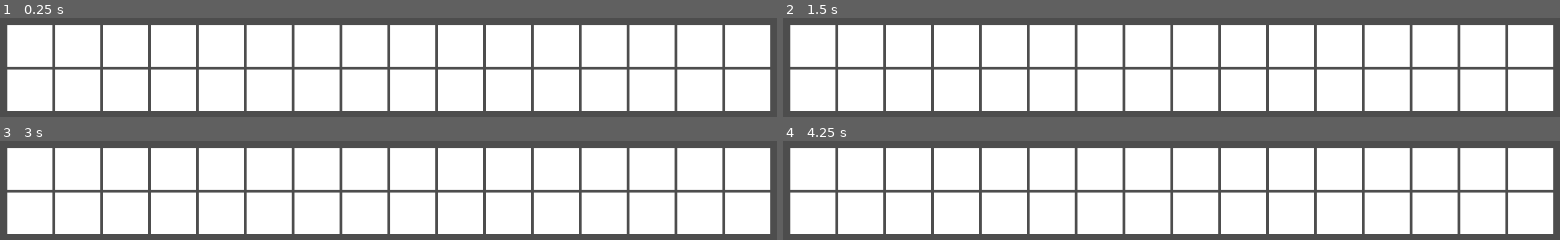
Above: before the commit, frames 1-4 (two rows, left to right).
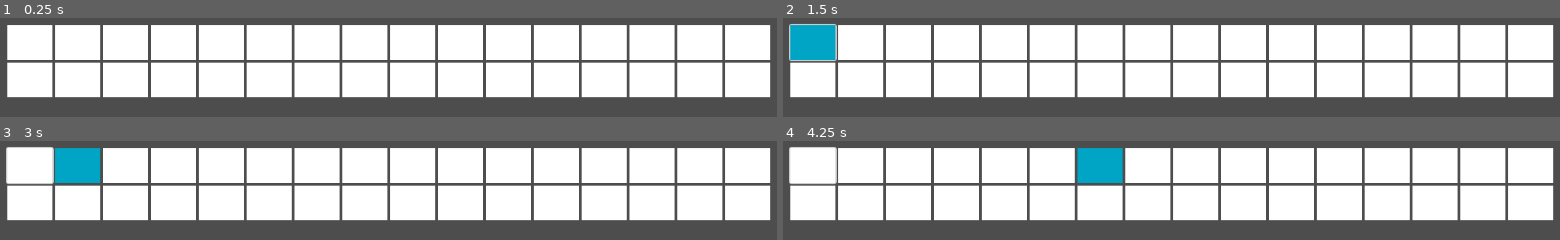
Above: after the commit, the same moments.

Repository: marcelkny/zfa-lernhilfe
Game: Godot game, scene res://main.tscn
The game is run twice, just before and just after one commit, with the same random seed, the same clock (stepped at 60 frames per second) and the same inputs.
Inputs (mouse positions are in pixels of both pictures, inside the frame that each line leads up to):
- Up to frame 1 (0.25 s): no input
- Up to frame 2 (1.5 s): click (814, 42) at 0.52 s; click (814, 42) at 1.27 s
- Up to frame 3 (3 s): click (31, 165) at 2.02 s; tap Enter at 2.75 s; tap Space (jump, bound only after the commit) at 2.85 s
- Up to frame 4 (4.25 s): tap Space (jump, bound only after the commit) at 3.02, 3.32, 3.6, 3.77, 4.07 s

The runs differ from the first frame. In frame 1, 19% of the frame differs, in the area x 0-100%, y 42-94%; in frame 2, 21%; in frame 3, 21%, in the area x 0-100%, y 6-94%; in frame 4, 21%.

Commit message:
update for clicking/selecting tooth and progress with spacebar

Diff:
--- a/main.tscn
+++ b/main.tscn
@@ -23,97 +23,129 @@
 script = ExtResource("1_ig7tw")
 
 [node name="tooth1" parent="head/mouth" instance=ExtResource("2_0xm2m")]
+custom_minimum_size = Vector2(65, 50)
 layout_mode = 2
 
 [node name="tooth2" parent="head/mouth" instance=ExtResource("2_0xm2m")]
+custom_minimum_size = Vector2(65, 50)
 layout_mode = 2
 
 [node name="tooth3" parent="head/mouth" instance=ExtResource("2_0xm2m")]
+custom_minimum_size = Vector2(65, 50)
 layout_mode = 2
 
 [node name="tooth4" parent="head/mouth" instance=ExtResource("2_0xm2m")]
+custom_minimum_size = Vector2(65, 50)
 layout_mode = 2
 
 [node name="tooth5" parent="head/mouth" instance=ExtResource("2_0xm2m")]
+custom_minimum_size = Vector2(65, 50)
 layout_mode = 2
 
 [node name="tooth6" parent="head/mouth" instance=ExtResource("2_0xm2m")]
+custom_minimum_size = Vector2(65, 50)
 layout_mode = 2
 
 [node name="tooth7" parent="head/mouth" instance=ExtResource("2_0xm2m")]
+custom_minimum_size = Vector2(65, 50)
 layout_mode = 2
 
 [node name="tooth8" parent="head/mouth" instance=ExtResource("2_0xm2m")]
+custom_minimum_size = Vector2(65, 50)
 layout_mode = 2
 
 [node name="tooth9" parent="head/mouth" instance=ExtResource("2_0xm2m")]
+custom_minimum_size = Vector2(65, 50)
 layout_mode = 2
 
 [node name="tooth10" parent="head/mouth" instance=ExtResource("2_0xm2m")]
+custom_minimum_size = Vector2(65, 50)
 layout_mode = 2
 
 [node name="tooth11" parent="head/mouth" instance=ExtResource("2_0xm2m")]
+custom_minimum_size = Vector2(65, 50)
 layout_mode = 2
 
 [node name="tooth12" parent="head/mouth" instance=ExtResource("2_0xm2m")]
+custom_minimum_size = Vector2(65, 50)
 layout_mode = 2
 
 [node name="tooth13" parent="head/mouth" instance=ExtResource("2_0xm2m")]
+custom_minimum_size = Vector2(65, 50)
 layout_mode = 2
 
 [node name="tooth14" parent="head/mouth" instance=ExtResource("2_0xm2m")]
+custom_minimum_size = Vector2(65, 50)
 layout_mode = 2
 
 [node name="tooth15" parent="head/mouth" instance=ExtResource("2_0xm2m")]
+custom_minimum_size = Vector2(65, 50)
 layout_mode = 2
 
 [node name="tooth16" parent="head/mouth" instance=ExtResource("2_0xm2m")]
+custom_minimum_size = Vector2(65, 50)
 layout_mode = 2
 
 [node name="tooth17" parent="head/mouth" instance=ExtResource("2_0xm2m")]
+custom_minimum_size = Vector2(65, 50)
 layout_mode = 2
 
 [node name="tooth18" parent="head/mouth" instance=ExtResource("2_0xm2m")]
+custom_minimum_size = Vector2(65, 50)
 layout_mode = 2
 
 [node name="tooth19" parent="head/mouth" instance=ExtResource("2_0xm2m")]
+custom_minimum_size = Vector2(65, 50)
 layout_mode = 2
 
 [node name="tooth20" parent="head/mouth" instance=ExtResource("2_0xm2m")]
+custom_minimum_size = Vector2(65, 50)
 layout_mode = 2
 
 [node name="tooth21" parent="head/mouth" instance=ExtResource("2_0xm2m")]
+custom_minimum_size = Vector2(65, 50)
 layout_mode = 2
 
 [node name="tooth22" parent="head/mouth" instance=ExtResource("2_0xm2m")]
+custom_minimum_size = Vector2(65, 50)
 layout_mode = 2
 
 [node name="tooth23" parent="head/mouth" instance=ExtResource("2_0xm2m")]
+custom_minimum_size = Vector2(65, 50)
 layout_mode = 2
 
 [node name="tooth24" parent="head/mouth" instance=ExtResource("2_0xm2m")]
+custom_minimum_size = Vector2(65, 50)
 layout_mode = 2
 
 [node name="tooth25" parent="head/mouth" instance=ExtResource("2_0xm2m")]
+custom_minimum_size = Vector2(65, 50)
 layout_mode = 2
 
 [node name="tooth26" parent="head/mouth" instance=ExtResource("2_0xm2m")]
+custom_minimum_size = Vector2(65, 50)
 layout_mode = 2
 
 [node name="tooth27" parent="head/mouth" instance=ExtResource("2_0xm2m")]
+custom_minimum_size = Vector2(65, 50)
 layout_mode = 2
 
 [node name="tooth28" parent="head/mouth" instance=ExtResource("2_0xm2m")]
+custom_minimum_size = Vector2(65, 50)
 layout_mode = 2
 
 [node name="tooth29" parent="head/mouth" instance=ExtResource("2_0xm2m")]
+custom_minimum_size = Vector2(65, 50)
 layout_mode = 2
 
 [node name="tooth30" parent="head/mouth" instance=ExtResource("2_0xm2m")]
+custom_minimum_size = Vector2(65, 50)
 layout_mode = 2
 
 [node name="tooth31" parent="head/mouth" instance=ExtResource("2_0xm2m")]
+custom_minimum_size = Vector2(65, 50)
 layout_mode = 2
 
 [node name="tooth32" parent="head/mouth" instance=ExtResource("2_0xm2m")]
+custom_minimum_size = Vector2(65, 50)
 layout_mode = 2
--- a/project.godot
+++ b/project.godot
@@ -19,6 +19,20 @@
 
 Zahnmanager="*res://scripts/global/zahnmanager.gd"
 
+[input]
+
+ui_accept={
+"deadzone": 0.5,
+"events": [Object(InputEventKey,"resource_local_to_scene":false,"resource_name":"","device":0,"window_id":0,"alt_pressed":false,"shift_pressed":false,"ctrl_pressed":false,"meta_pressed":false,"pressed":false,"keycode":4194309,"physical_keycode":0,"key_label":0,"unicode":0,"location":0,"echo":false,"script":null)
+, Object(InputEventKey,"resource_local_to_scene":false,"resource_name":"","device":0,"window_id":0,"alt_pressed":false,"shift_pressed":false,"ctrl_pressed":false,"meta_pressed":false,"pressed":false,"keycode":4194310,"physical_keycode":0,"key_label":0,"unicode":0,"location":0,"echo":false,"script":null)
+]
+}
+jump={
+"deadzone": 0.2,
+"events": [Object(InputEventKey,"resource_local_to_scene":false,"resource_name":"","device":-1,"window_id":0,"alt_pressed":false,"shift_pressed":false,"ctrl_pressed":false,"meta_pressed":false,"pressed":false,"keycode":0,"physical_keycode":32,"key_label":0,"unicode":32,"location":0,"echo":false,"script":null)
+]
+}
+
 [rendering]
 
 renderer/rendering_method="gl_compatibility"
--- a/scripts/global/zahnmanager.gd
+++ b/scripts/global/zahnmanager.gd
@@ -1,21 +1,30 @@
 extends Node
-@onready var grid = $"Zähne/GridContainer"
 @onready var default_color = "#ffffff"
-@onready var select_color = "#b9ba00"
+@onready var select_color = "#00a5c6"
 @onready var teeth = Array()
-@onready var selected_tooth: Node2D
+@onready var selected_tooth: String
 
-func set_teeth(control_nodes: Array):
-	for x in range(control_nodes.size()):
-		teeth.append(control_nodes[x])
+func set_teeth(teeth_nodes: Array):
+	for x in range(teeth_nodes.size()):
+		teeth.append(teeth_nodes[x].name)
 	print(teeth)
+
+func set_selected_tooth(tooth: String):
+	selected_tooth = tooth
 	for y in range(teeth.size()):
-		print(teeth[y])
+		if teeth[y] == selected_tooth:
+			print(y)
+	print(tooth)
 
-func set_selected_tooth(tooth: Node2D):
-	selected_tooth = tooth
-
+func set_next_tooth_active():
+	var num = 0
+	for y in range(teeth.size()):
+		if teeth[y] == selected_tooth:
+			num = y+1
+	if num > teeth.size() -1:
+		num = 0
+	selected_tooth = teeth[num]
 
 func set_default_colors():
-	var all_teeth = grid.get_children()
+	var all_teeth = teeth
 	print(all_teeth)
--- a/scripts/mouth.gd
+++ b/scripts/mouth.gd
@@ -3,5 +3,8 @@
 
 func _ready() -> void:
 	var children = self.get_children()
-	print(children)
 	Zahnmanager.set_teeth(children)
+
+func _physics_process(_delta: float) -> void:
+	if Input.is_action_just_pressed("jump"):
+		Zahnmanager.set_next_tooth_active()
--- a/scripts/tooth.gd
+++ b/scripts/tooth.gd
@@ -1,8 +1,14 @@
 extends Control
 @onready var colorRect = $ColorRect
+@onready var button = $Button
 
 func _physics_process(_delta: float) -> void:
-	if Zahnmanager.selected_tooth != self:
+
+	if Zahnmanager.selected_tooth != self.name:
 		colorRect.color = Zahnmanager.default_color
 	else:
 		colorRect.color = Zahnmanager.select_color
+
+
+func _on_button_pressed() -> void:
+	Zahnmanager.set_selected_tooth(self.name)
--- a/tooth.tscn
+++ b/tooth.tscn
@@ -1,17 +1,27 @@
-[gd_scene load_steps=2 format=3 uid="uid://ctgfu0chvt15g"]
+[gd_scene load_steps=2 format=3 uid="uid://dfgbv0eopynd6"]
 
 [ext_resource type="Script" uid="uid://bvml3lk0p460q" path="res://scripts/tooth.gd" id="1_b25so"]
 
-[node name="tooth1" type="Control"]
-custom_minimum_size = Vector2(65, 60)
+[node name="tooth" type="Control"]
 layout_mode = 3
-anchors_preset = 0
-script = ExtResource("1_b25so")
-
-[node name="ColorRect" type="ColorRect" parent="."]
-layout_mode = 1
 anchors_preset = 15
 anchor_right = 1.0
 anchor_bottom = 1.0
 grow_horizontal = 2
 grow_vertical = 2
+script = ExtResource("1_b25so")
+
+[node name="Button" type="Button" parent="."]
+custom_minimum_size = Vector2(65, 50)
+layout_mode = 0
+offset_right = 65.0
+offset_bottom = 50.0
+
+[node name="ColorRect" type="ColorRect" parent="."]
+custom_minimum_size = Vector2(65, 50)
+layout_mode = 0
+offset_right = 65.0
+offset_bottom = 50.0
+mouse_filter = 2
+
+[connection signal="pressed" from="Button" to="." method="_on_button_pressed"]
Not shown: 1 places in main.tscn that only renumber resources
